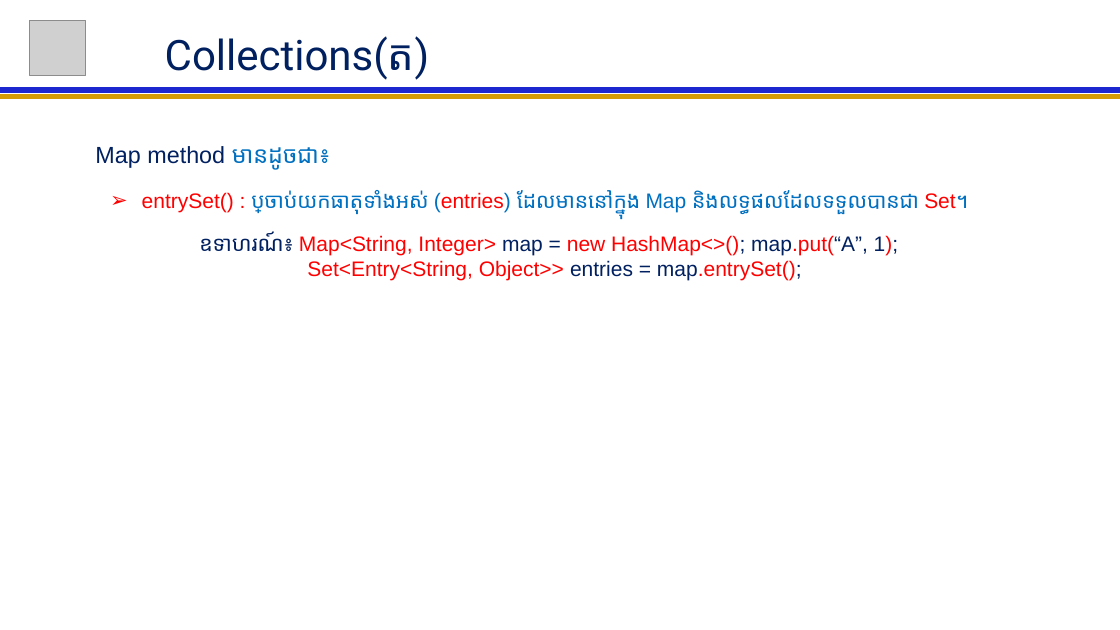
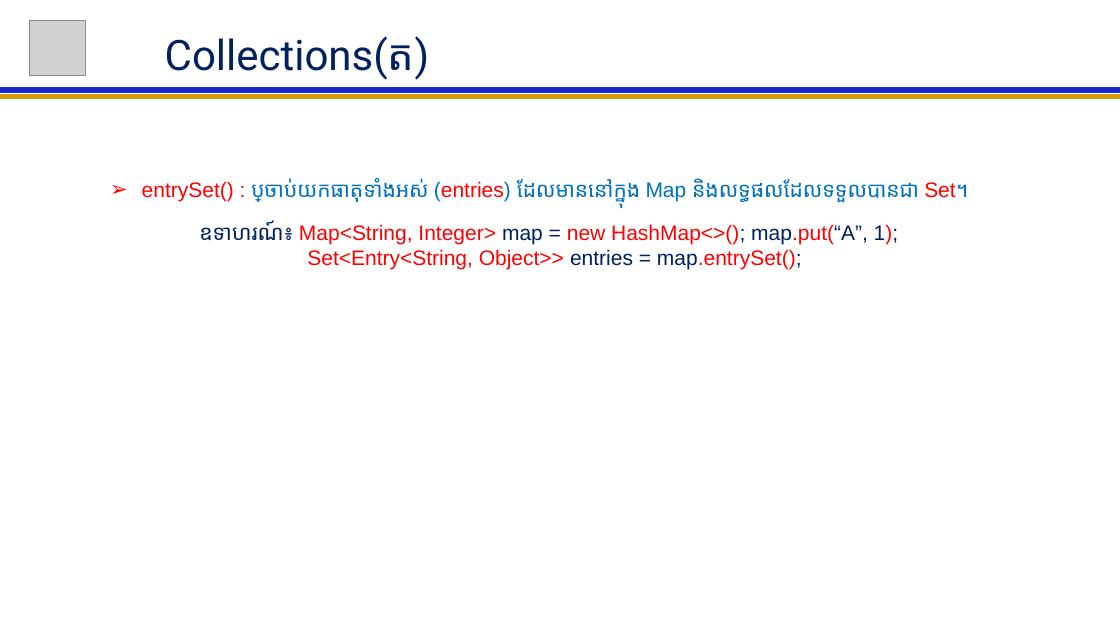
Before and after one commit to NGOUNCHHENGHY/ACLEDA-Java-For-Beginer, a slide deck: slide 65 of Java For Beginer Lession.pptx. Drawn at 1120x630 pixels with LibreOffice and Linux fonts; fonts in the diff are those of the drawing; grey boxes stand for pictures. Boxes give left, top, right and bottom in pixels: in the first picture for what was removed or moved away, otherwise in the second. Text is boxed around its words. In the diff, an @@ line names an element or a change of style, - is before the commit and + after.

```diff
--- a/Java For Beginer Lession.pptx
+++ b/Java For Beginer Lession.pptx
@@ subtitle at (95,146,330,170): paragraph removed @@
-Map method មានដូចជា៖
```
Also in this commit, not shown: 4 other slides changed.
